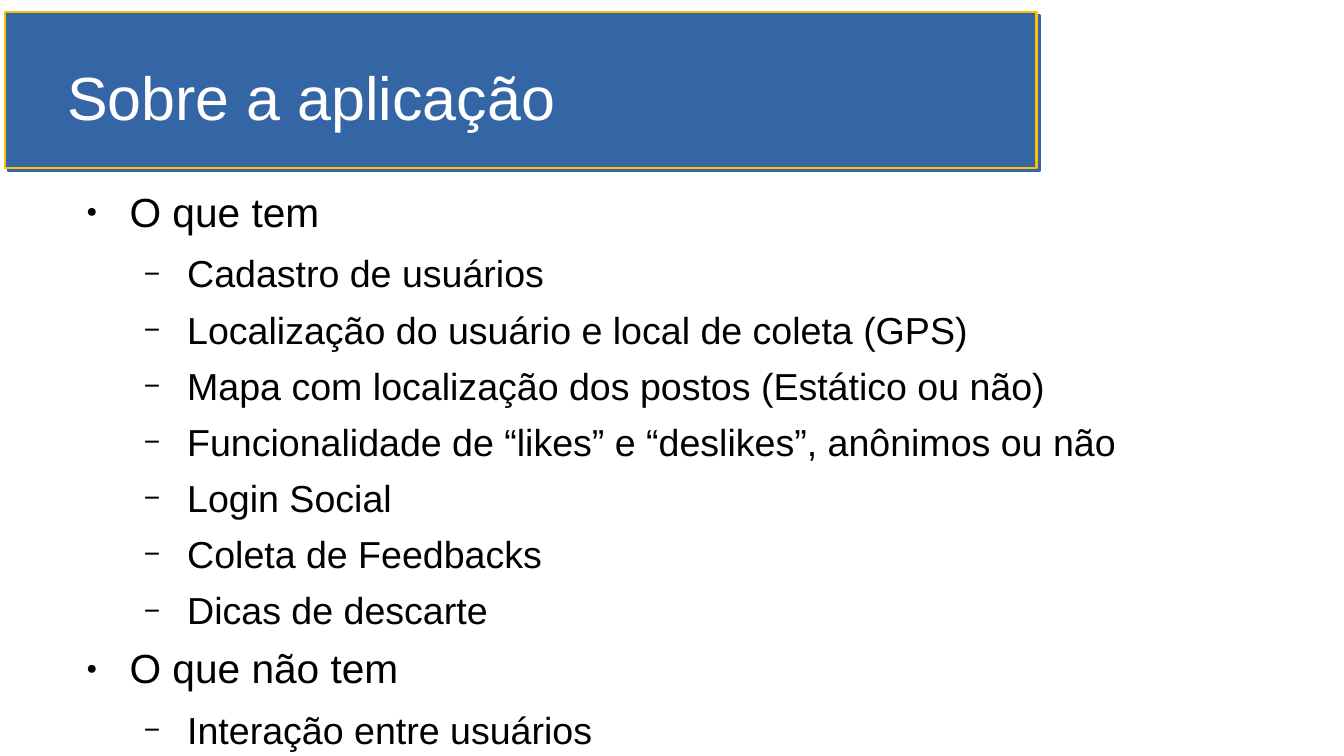
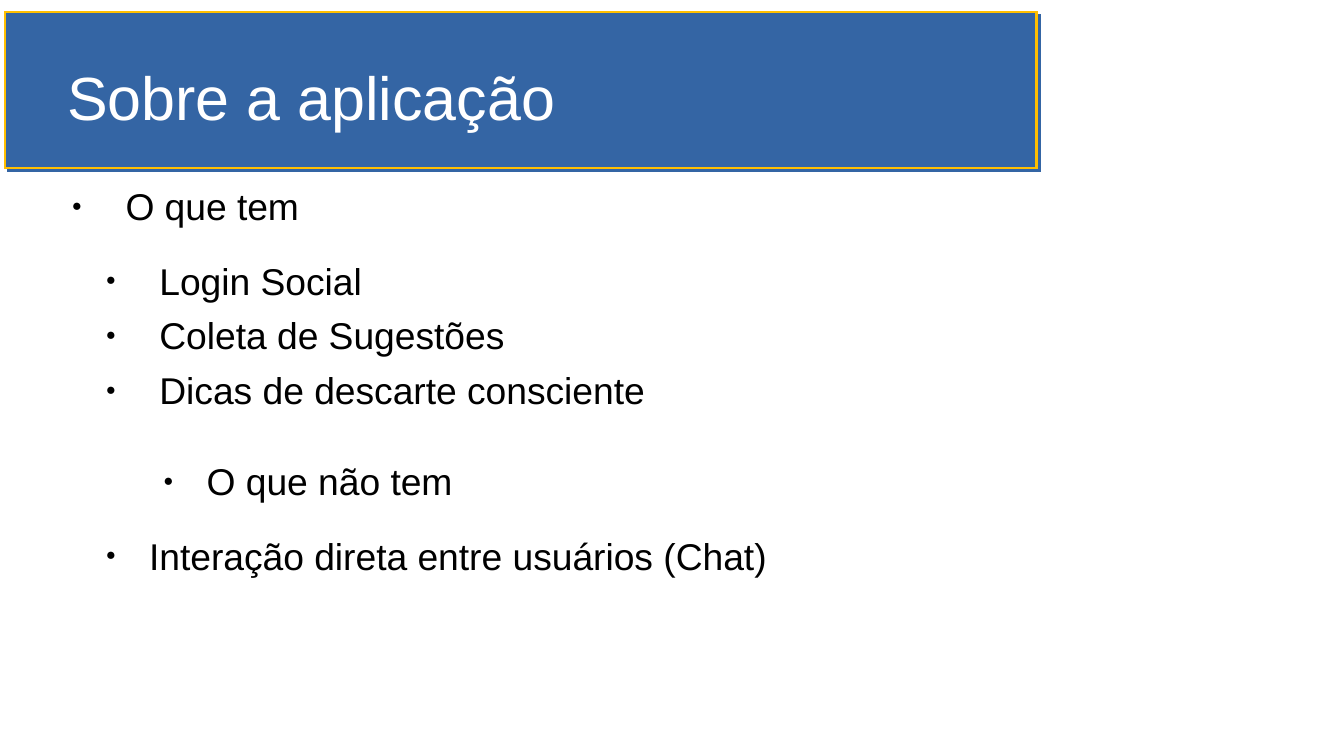
Before and after one commit to MBA-Impacta/mvp-coleta-consciente-descricao, a slide deck: slide 9 of SlidesMVP.odp (slide 12 before the commit). Drawn at 1344x756 pixels with LibreOffice and Linux fonts; fonts in the diff are those of the drawing. Boxes give left, top, right and bottom in pixels: in the first picture for what was removed or moved away, otherwise in the second. Text is boxed around its words. In the diff, an @@ line names an element or a change of style, - is before the commit and + after.

```diff
--- a/SlidesMVP.odp
+++ b/SlidesMVP.odp
@@ text at box(126, 194, 453, 503): size 24.1 to 22 pt in "O que tem", "O que não tem"; size 22.2 to 22 pt in "Login Social"; indent changed; line spacing 0.9 to 0.8; bullet − to ●; more space between paragraphs @@
@@ text at box(187, 259, 1116, 461): paragraphs removed @@
-  − Cadastro de usuários
-  − Localização do usuário e local de coleta (GPS)
-  − Mapa com localização dos postos (Estático ou não)
-  − Funcionalidade de “likes” e “deslikes”, anônimos ou não
@@ text at box(159, 322, 645, 405): text changed; size 22.2 to 22 pt @@
-  − Coleta de Feedbacks
-  − Dicas de descarte
+  ● Coleta de Sugestões
+  ● Dicas de descarte consciente
@@ text at box(149, 542, 766, 577): text changed; size 22.2 to 22 pt @@
-  − Interação entre usuários
+  ● Interação direta entre usuários (Chat)
```
Also in this commit, not shown: 8 other slides changed, 3 slides added, 7 slides removed.
